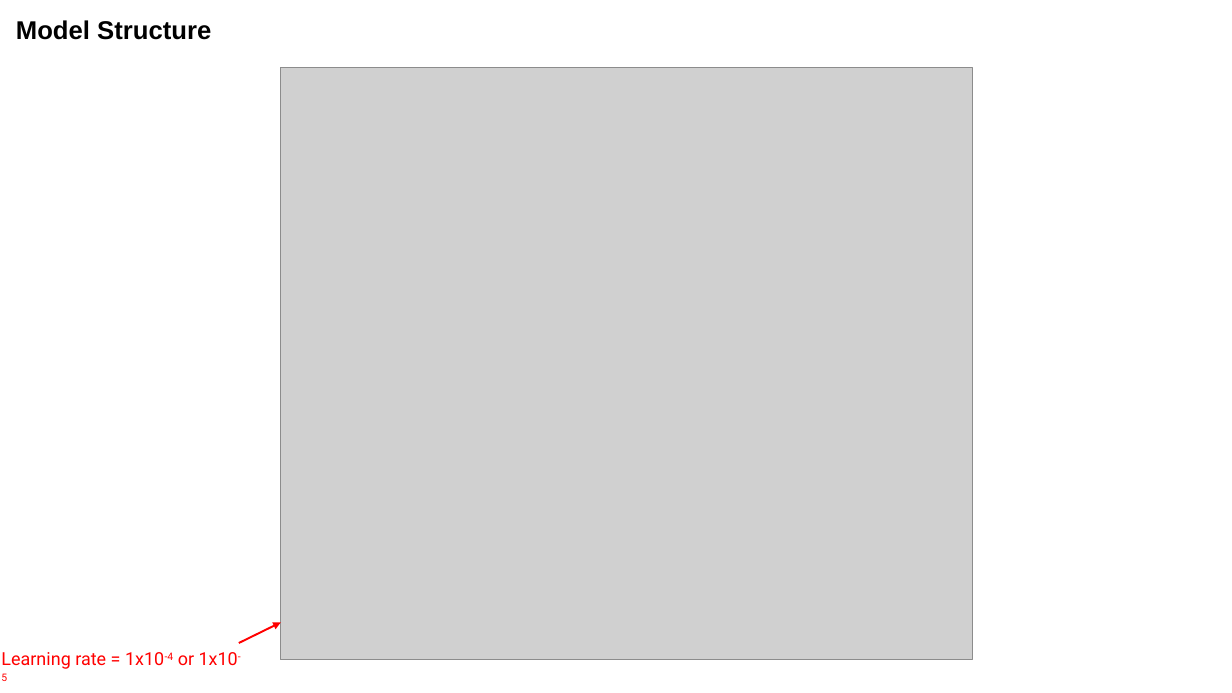
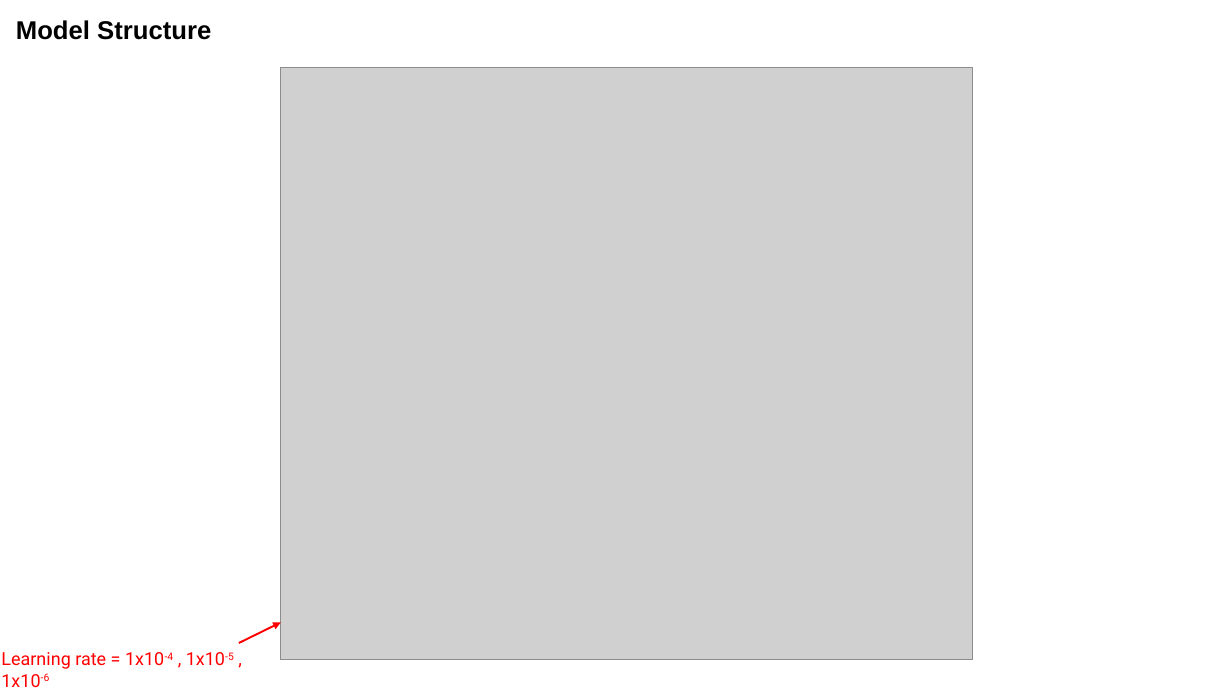
Before and after one commit to cameroncochrane/Brain-Tumor-Detection, a slide deck: slide 2 of dissemination/Brain Tumor Classification Model Comparisons.pptx. Drawn at 1232x693 pixels with LibreOffice and Linux fonts; fonts in the diff are those of the drawing; grey boxes stand for pictures. Boxes give left, top, right and bottom in pixels: in the first picture for what was removed or moved away, otherwise in the second. Text is boxed around its words. In the diff, an @@ line names an element or a change of style, - is before the commit and + after.

```diff
--- a/dissemination/Brain Tumor Classification Model Comparisons.pptx
+++ b/dissemination/Brain Tumor Classification Model Comparisons.pptx
@@ text at <box>1,652,234,687</box>: text changed @@
-Learning rate = 1x10-4 or 1x10-5
+Learning rate = 1x10-4 , 1x10-5 , 1x10-6
```
Also in this commit, not shown: 2 other slides changed, 1 slide added, 7 other files.
